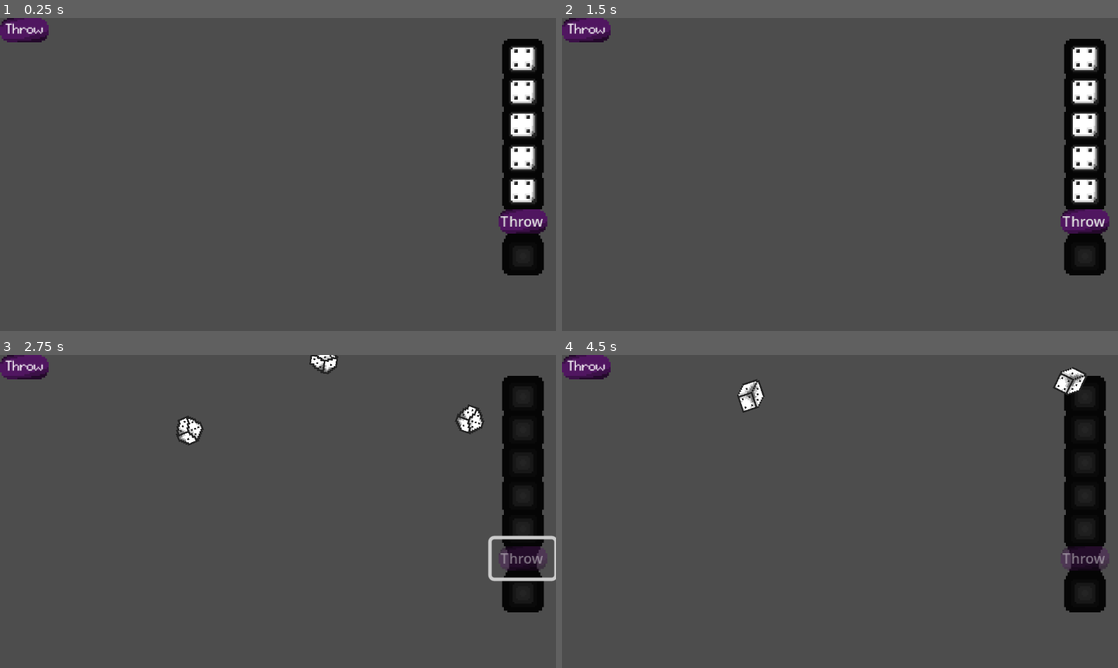
Above: before the commit, frames 1-4 (two rows, left to right).
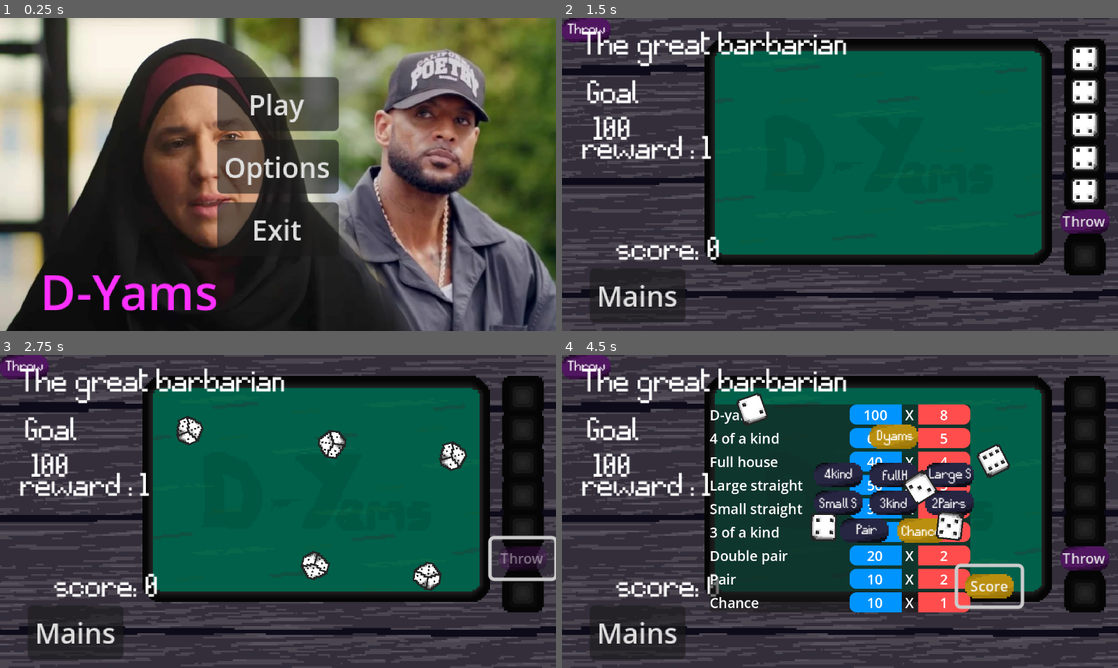
Above: after the commit, the same moments.

Repository: geoffrey66280/D-yams
Game: Godot game, scene res://scenes/EcranTitre.tscn
The game is run twice, just before and just after one commit, with the same random seed, the same clock (stepped at 60 frames per second) and the same inputs. Before the commit the project starts from res://scenes/throwing_dices.tscn.
Inputs (mouse positions are in pixels of both pictures, inside the frame that each line leads up to):
- Up to frame 1 (0.25 s): no input
- Up to frame 2 (1.5 s): click (840, 165) at 0.5 s, where only the run after the commit has a clickable "Options"; click (840, 102) at 1.25 s, where only the run after the commit has a clickable "Play"
- Up to frame 3 (2.75 s): click "Throw" at 2 s
- Up to frame 4 (4.5 s): click "Throw" at 2.75 s; click (639, 633) at 3.5 s, where only the run after the commit has a clickable "Mains"; click (990, 586) at 4.25 s, where only the run after the commit has a clickable "Score"

The runs differ from the first frame. In frame 1, 91% of the frame differs, in the area x 0-100%, y 0-100%; in frame 2, 78%; in frame 3, 78%; in frame 4, 79%.
Error before the commit: Invalid access to property or key 'level_information' on a base object of type 'null instance'. (res://scripts/throwing_dices.gd:27)

Commit message:
ecran titre v2

Diff:
--- a/project.godot
+++ b/project.godot
@@ -11,7 +11,7 @@
 [application]
 
 config/name="D-yams"
-run/main_scene="uid://d1ndrev16ht6h"
+run/main_scene="uid://bd8lb86450i4g"
 config/features=PackedStringArray("4.5", "Forward Plus")
 config/icon="res://icon.svg"
 
--- a/scripts/ecran_titre.gd
+++ b/scripts/ecran_titre.gd
@@ -9,7 +9,7 @@
 	get_tree().change_scene_to_file("res://scenes/game.tscn")
 
 func _on_options_button_pressed():
-	menu_options.visible = true
+	menu_options.visible = not menu_options.visible
 
 func _on_exit_button_pressed():
 	get_tree().quit()
